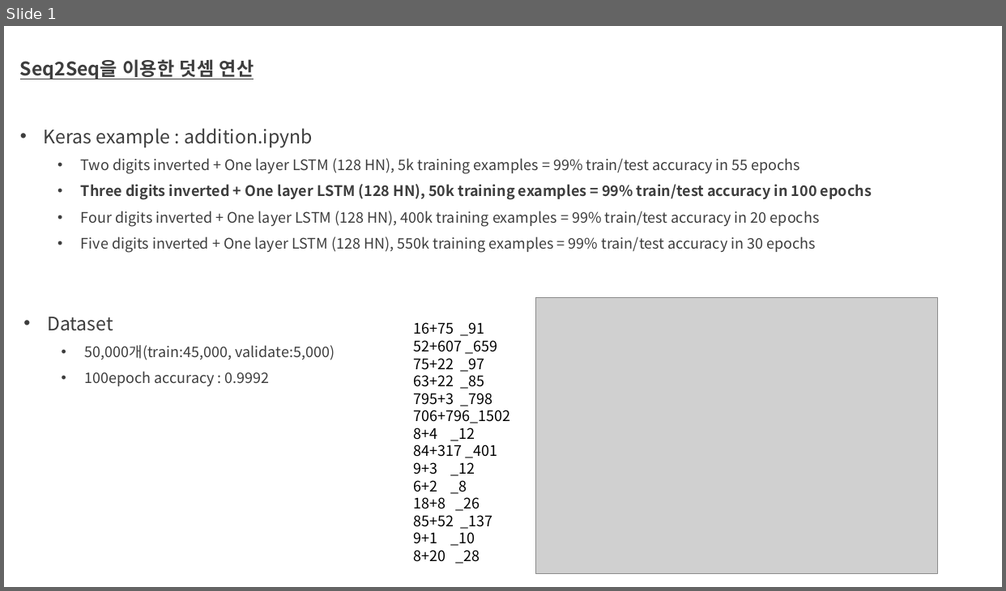
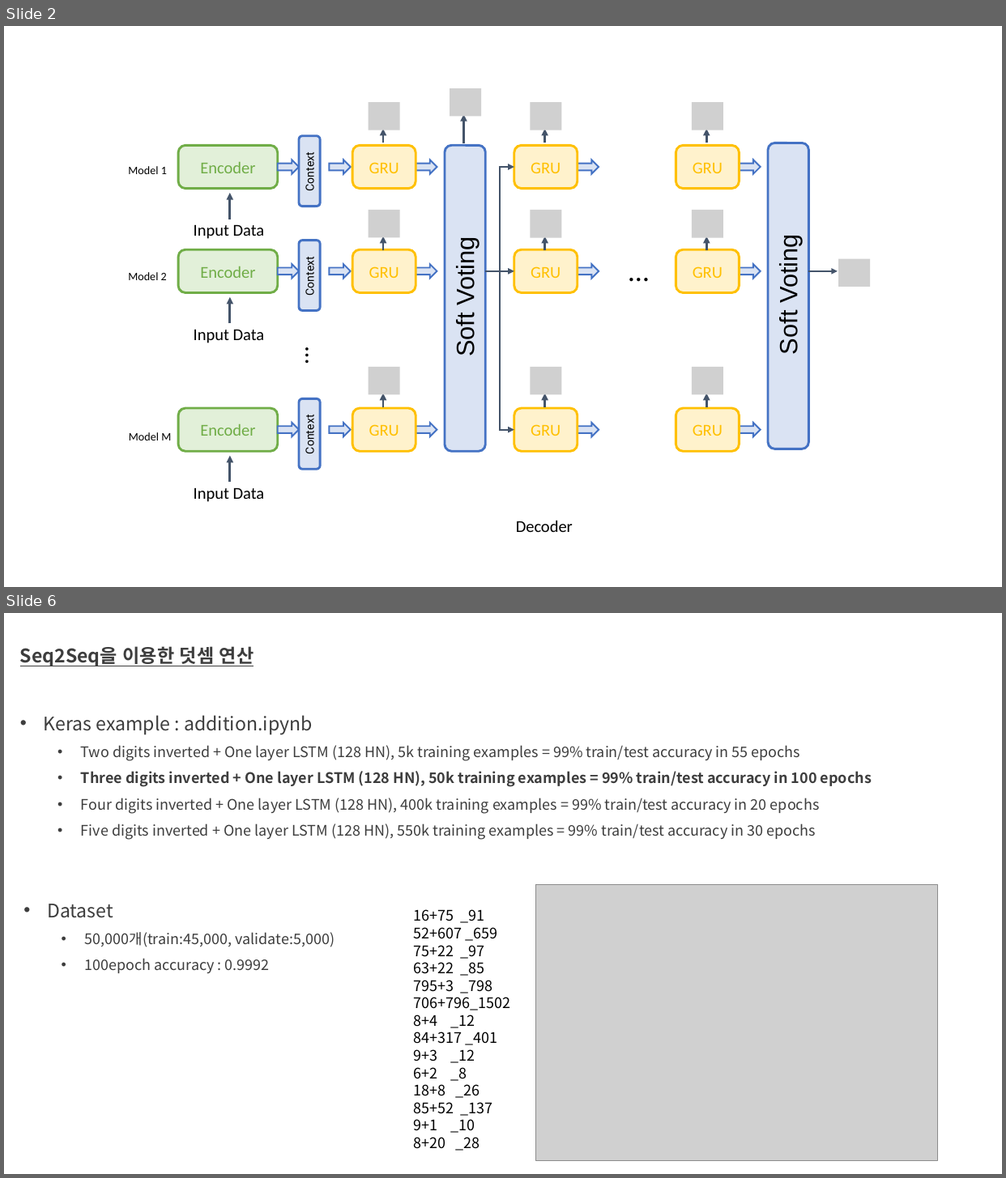
Before and after one commit to aaajeong/Time-Step-Ensemble-in-Arithmetic, a slide deck: 개인미팅준비.pptx. Shown one above the other, each under a label of ours: slide 1 before the commit, slides 2 and 6 after it; the slides between them are not shown. The pictures are 1006x591 and 1006x1178 pixels, drawn with LibreOffice and Linux fonts; fonts in the diff are those of the drawing; grey boxes stand for pictures. Boxes give left, top, right and bottom in pixels: in the first picture for what was removed or moved away, otherwise in the second. Text is boxed around its words. In the diff, an @@ line names an element or a change of style, - is before the commit and + after.

```diff
--- a/개인미팅준비.pptx
+++ b/개인미팅준비.pptx
@@ slide 2 added at (4,26,1002,587), background #FFFFFF @@
@@ group added at (128,89,870,532): 17 rounded rectangles, 15 right arrows, 15 arrows, 14 texts, 11 pictures, 2 elbow arrows @@
+Encoder
+Context
+Input Data
+Encoder
+Context
+Input Data
+Encoder
+Context
+Input Data
+…
+GRU
+GRU
+GRU
+Soft Voting
+GRU
+GRU
+GRU
+…
+Decoder
+GRU
+GRU
+GRU
+Soft Voting
+Model 1
+Model 2
+Model M
@@ what was slide 1 is now slide 6 @@
```
Also in this commit, not shown: 4 other slides added.
